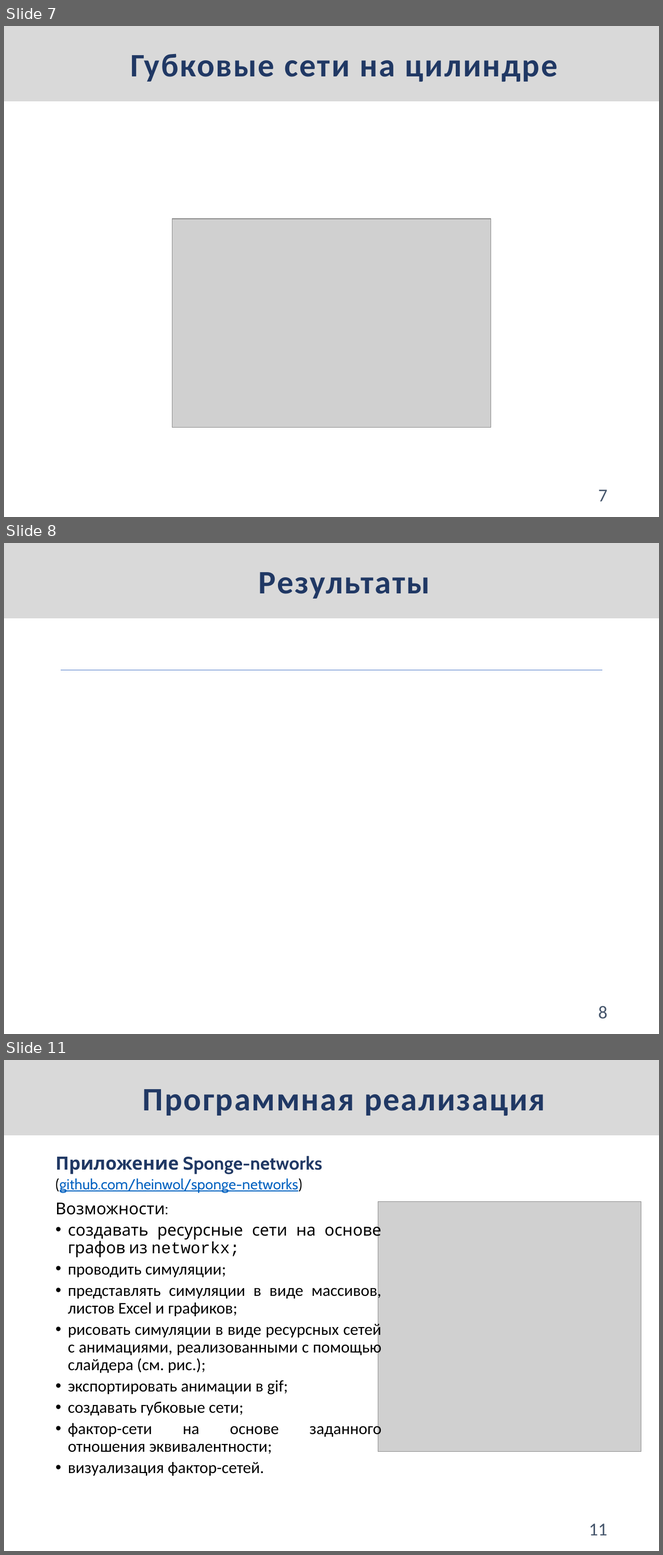
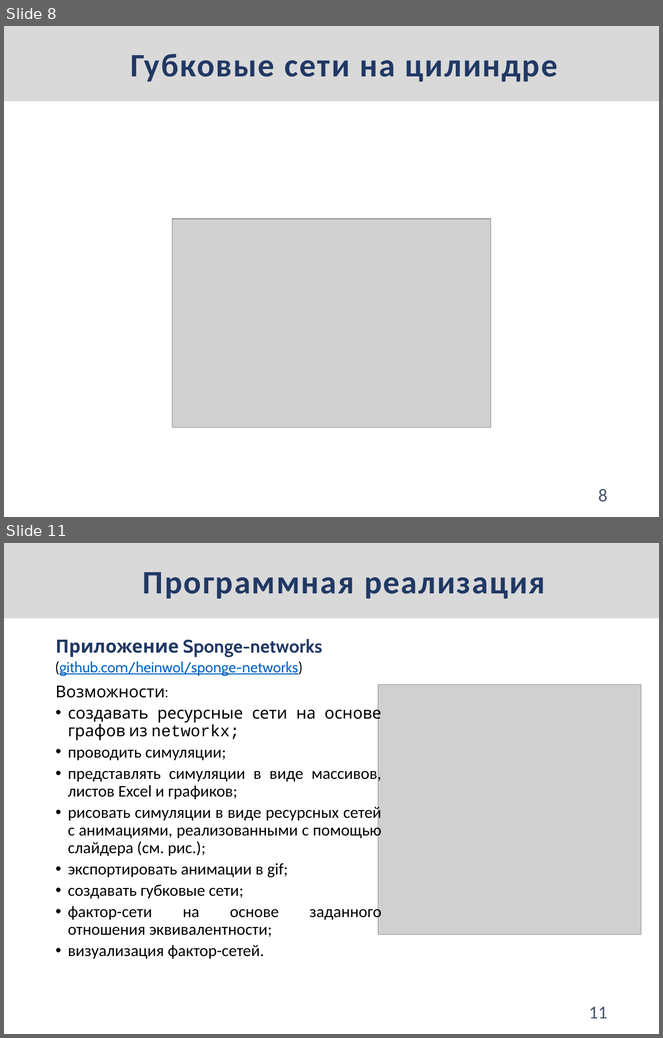
Before and after one commit to heinwol/master-thesis, a slide deck: presentation/Корешков НИР.pptx. Shown one above the other, each under a label of ours: slides 7, 8 and 11 before the commit, slides 8 and 11 after it; the slides between them are not shown. The pictures are 663x1555 and 663x1038 pixels, drawn with LibreOffice and Linux fonts; fonts in the diff are those of the drawing; grey boxes stand for pictures. Boxes give left, top, right and bottom in pixels: in the first picture for what was removed or moved away, otherwise in the second. Text is boxed around its words. In the diff, an @@ line names an element or a change of style, - is before the commit and + after.

```diff
--- a/presentation/Корешков НИР.pptx
+++ b/presentation/Корешков НИР.pptx
@@ slide 8 removed at (4,543,659,1034), background #FFFFFF @@
@@ rectangle removed at (4,543,659,618) @@
-Результаты
@@ line removed from (61, 670) to (602, 670) @@
@@ page number removed at (598,1006,608,1019) @@
-8
@@ what was slide 7 is now slide 8 @@
@@ page number at (598,489,608,502): text changed @@
-7
+8
```
Also in this commit, not shown: 3 slides changed, 6 slides added, 1 other slide removed, 1 other file.
